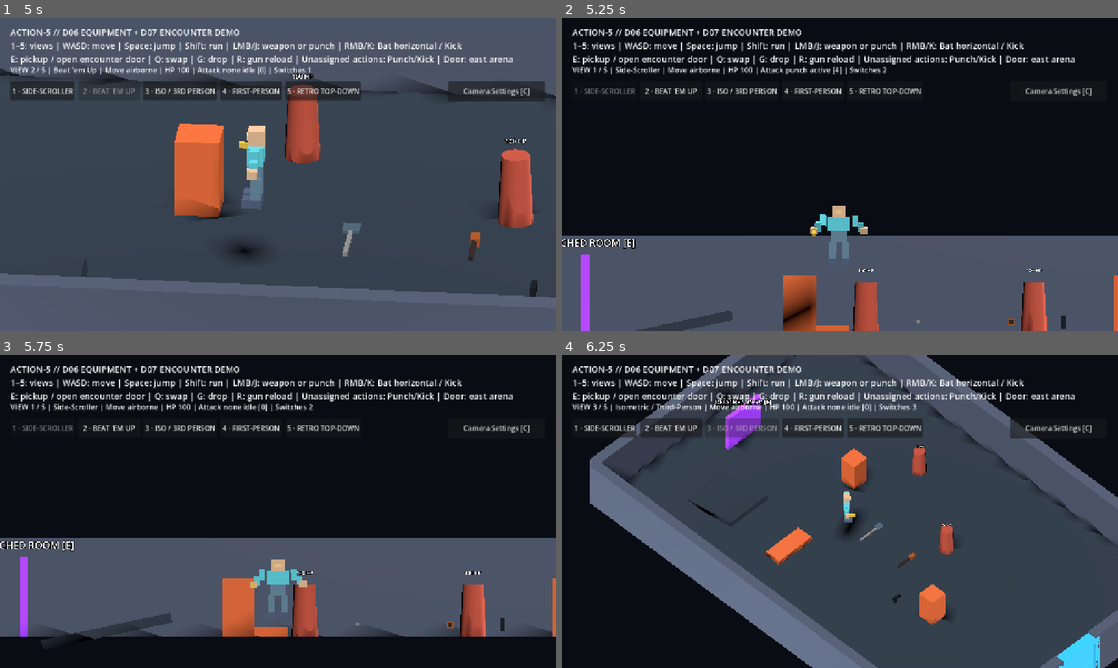
Above: before the commit, frames 1-4 (two rows, left to right).
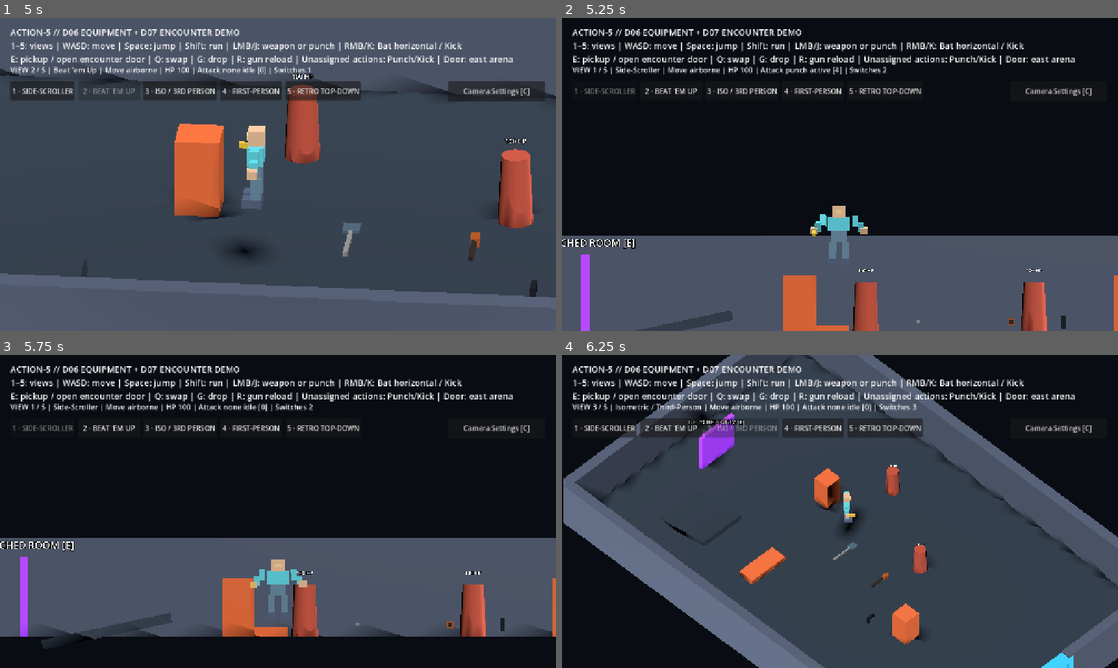
Above: after the commit, the same moments.

Repository: bravado/ACTION-5
Game: Godot game, scene res://demo/main.tscn
The game is run twice, just before and just after one commit, with the same random seed, the same clock (stepped at 60 frames per second) and the same inputs.
Inputs (mouse positions are in pixels of both pictures, inside the frame that each line leads up to):
- Up to frame 1 (5 s): tap Enter at 0.5 s; move the mouse to (400, 158) at 0.52 s; hold D (move_right) 0.53-1.28 s; tap Ctrl (actor_crouch) at 0.6 s; click (400, 158) at 0.67 s; tap Space (actor_jump) at 0.77, 1.52, 3.02, 3.77, 4.52 s; move the mouse to (166, 190) at 1.27 s; hold S (move_down) 1.28-2.03 s; tap Alt (actor_dodge) at 1.35 s; move the mouse to (333, 105) at 2.02 s; hold D (move_right) 2.03-2.78 s; tap K (actor_kick) at 2.1 s; move the mouse to (250, 237) at 2.77 s; hold W (move_up) 2.78-3.53 s; tap J (actor_punch) at 2.85 s; click (250, 237) at 2.92 s; move the mouse to (444, 221) at 3.52 s; hold Shift (actor_run) 3.53-4.28 s; hold A (move_left) from 3.53 s (still down); move the mouse to (111, 127) at 4.27 s; tap X (actor_slide) at 4.35 s
- Up to frame 2 (5.25 s): move the mouse to (867, 174) at 5.02 s; release A (move_left) at 5.03 s; hold S (move_down) from 5.03 s (still down); tap 1 (view_1) at 5.1 s; click (867, 174) at 5.17 s
- Up to frame 3 (5.75 s): keep holding S (move_down)
- Up to frame 4 (6.25 s): move the mouse to (756, 433) at 5.77 s; release S (move_down) at 5.78 s; hold D (move_right) from 5.78 s (still down); tap 3 (view_3) at 5.85 s; tap Space (actor_jump) at 6.02 s

Frame 1 is identical in both runs. In frame 2, 0.9% of the frame differs, in the area x 39-46%, y 82-100%; in frame 3, less than 0.1%; in frame 4, 24%, in the area x 0-100%, y 0-100%.

Commit message:
feat(d08): align active actors to a shared collision-safe F1 lane
Compose an opt-in scene-level SideLaneController that uses existing Locomotion side-lane locking for player and live NPCs without changing AI, Actor, CameraRig or Combat cores. Project onto configurable connected/remote Z lanes through collision sweeps (with small safe X offsets), keep actors constrained while F1 is selected, restore freedom on exit, and register newly created or activated enemies.

Diff:
--- a/demo/main.tscn
+++ b/demo/main.tscn
@@ -31,6 +31,7 @@
 [ext_resource type="Script" path="res://demo/interactions/location_portal.gd" id="28_location_portal"]
 [ext_resource type="PackedScene" path="res://demo/world/remote_chamber.tscn" id="29_remote_chamber"]
 [ext_resource type="Script" path="res://demo/world/outer_wall_fader.gd" id="30_outer_wall_fader"]
+[ext_resource type="Script" path="res://demo/world/side_lane_controller.gd" id="31_side_lane"]
 
 [sub_resource type="BoxMesh" id="BoxMesh_floor"]
 size = Vector3(28, 0.4, 18)
@@ -511,3 +512,6 @@
 
 [node name="OuterWallFader" type="Node" parent="."]
 script = ExtResource("30_outer_wall_fader")
+
+[node name="SideLaneController" type="Node" parent="."]
+script = ExtResource("31_side_lane")
--- /dev/null
+++ b/demo/world/side_lane_controller.gd
@@ -0,0 +1,201 @@
+extends Node
+## Demo-only side-scroller gameplay lane, independent of camera rig, AI,
+## Combat and the movement FSM. Locomotion already supports side_lane_z.
+## Explicit remote scenes keep the same X/Y combat plane as the player.
+##
+## A view switch is allowed to align actors (unlike CameraRig itself).
+## Never teleport through solid scenery or a closed physical doorway.
+
+const ViewProfileScript = preload("res://addons/action5/camera/view_profile.gd")
+
+@export var player_path: NodePath = ^"../Player"
+@export var views_path: NodePath = ^"../ViewManager"
+@export var location_manager_path: NodePath = ^"../LocationManager"
+@export var session_path: NodePath = ^"../WorldSession"
+@export var enemy_group: StringName = &"action5_enemy"
+@export var enabled: bool = true
+## Local Z of the 2D lane. Keep 0 for the center-line physical gate.
+@export var connected_lane_z: float = 0.0
+@export var detached_lane_z: float = 0.0
+## If a lateral sweep is obstructed, try a small, COLLISION-TESTED X nudge
+## within the same room, not a teleport through the obstacle or door.
+@export_range(0.0, 4.0, 0.25) var max_x_nudge: float = 3.0
+@export_range(0.5, 2.0, 0.25) var nudge_step: float = 1.5
+
+@onready var player: CharacterBody3D = get_node_or_null(player_path) as CharacterBody3D
+@onready var views: Node = get_node_or_null(views_path)
+@onready var locations: Node = get_node_or_null(location_manager_path)
+@onready var session: Node = get_node_or_null(session_path)
+
+var _side_active: bool = false
+## Tracks only actors whose locomotion we locked, not all entities in tree.
+var _locked: Dictionary = {}
+
+
+func _ready() -> void:
+    # After default-priority Locomotion has applied its authoritative
+    # move_and_slide, keep only small collision-safe lane corrections.
+    process_physics_priority = 50
+    if not is_instance_valid(player) or not is_instance_valid(views):
+        push_error("ACTION5: SideLaneController needs Player and ViewManager")
+        set_physics_process(false)
+        return
+    views.view_changed.connect(_on_view_changed)
+    if is_instance_valid(locations):
+        locations.location_changed.connect(_on_location_changed)
+    if is_instance_valid(session):
+        session.encounter_activation_changed.connect(_on_encounter_activated)
+    get_tree().node_added.connect(_on_node_added)
+    _on_view_changed(views.current_profile, null)
+
+
+func _on_view_changed(profile: Resource, _previous: Resource) -> void:
+    var next_active: bool = enabled and profile != null \
+        and profile.mode == ViewProfileScript.Mode.SIDE
+    if not next_active:
+        _side_active = false
+        _unlock_all()
+        return
+    _side_active = true
+    _sync_lane()
+
+
+func _on_location_changed(_old: StringName, _new: StringName, _root: Node3D) -> void:
+    if _side_active:
+        _unlock_all()
+        _sync_lane()
+
+
+func _on_encounter_activated(active: bool) -> void:
+    if active and _side_active:
+        call_deferred("_sync_lane")
+
+
+func _on_node_added(node: Node) -> void:
+    if _side_active and node is CharacterBody3D and node.is_in_group(enemy_group):
+        call_deferred("_on_enemy_added", weakref(node))
+
+
+func _on_enemy_added(reference: WeakRef) -> void:
+    if not _side_active or not is_inside_tree():
+        return
+    var actor: CharacterBody3D = reference.get_ref() as CharacterBody3D
+    if _belongs_to_active_location(actor):
+        _align(actor)
+
+
+func _active_root() -> Node3D:
+    if is_instance_valid(locations) and is_instance_valid(locations.active_scene):
+        return locations.active_scene
+    return get_parent() as Node3D
+
+
+func _lane_world_z() -> float:
+    var root: Node3D = _active_root()
+    var z: float = detached_lane_z if root != get_parent() else connected_lane_z
+    return root.to_global(Vector3(0.0, 0.0, z)).z
+
+
+func _belongs_to_active_location(actor: CharacterBody3D) -> bool:
+    if not is_instance_valid(actor) or not actor.is_inside_tree() \
+            or actor.is_queued_for_deletion():
+        return false
+    var root: Node3D = _active_root()
+    if root == get_parent():
+        # Inactive remote PackedScenes are also under this root but must
+        # keep their own cached actor state until their next activation.
+        var ancestor: Node = actor
+        while ancestor != null and ancestor != root:
+            if ancestor.is_in_group("action5_detached_location"):
+                return false
+            ancestor = ancestor.get_parent()
+        return ancestor == root
+    return root == actor or root.is_ancestor_of(actor)
+
+
+func _sync_lane() -> void:
+    if not _side_active or not is_inside_tree():
+        return
+    if _belongs_to_active_location(player):
+        _align(player)
+    for candidate in get_tree().get_nodes_in_group(enemy_group):
+        var actor := candidate as CharacterBody3D
+        if _belongs_to_active_location(actor) and bool(actor.get("alive")):
+            _align(actor)
+
+
+func _align(actor: CharacterBody3D) -> bool:
+    if not _belongs_to_active_location(actor) or not actor.can_process():
+        return false
+    var locomotion: Node = actor.get_node_or_null("Locomotion")
+    if locomotion == null or not locomotion.has_method("lock_side_lane"):
+        return false
+    var lane: float = _lane_world_z()
+    if absf(actor.global_position.z - lane) > 0.02:
+        if not _move_to_lane(actor, lane):
+            # Never force an NPC through a wall just to hide the depth axis.
+            push_warning("ACTION5: Side lane blocked for " + str(actor.get_path()))
+            return false
+    actor.velocity.z = 0.0
+    locomotion.call("lock_side_lane")
+    _locked[actor.get_instance_id()] = weakref(actor)
+    return true
+
+
+func _move_to_lane(actor: CharacterBody3D, lane: float) -> bool:
+    var delta_z: float = lane - actor.global_position.z
+    # First try keeping the original X. Only use X offsets if necessary.
+    var offsets: Array[float] = [0.0]
+    var steps: int = floori(max_x_nudge / maxf(nudge_step, 0.1))
+    for i in range(1, steps + 1):
+        offsets.append(float(i) * nudge_step)
+        offsets.append(-float(i) * nudge_step)
+    for dx in offsets:
+        var lateral := Vector3(dx, 0.0, 0.0)
+        if absf(dx) > 0.001 and actor.test_move(actor.global_transform, lateral):
+            continue
+        var shifted := actor.global_transform.translated(lateral)
+        if actor.test_move(shifted, Vector3(0.0, 0.0, delta_z)):
+            continue
+        actor.global_position += lateral + Vector3(0.0, 0.0, delta_z)
+        return true
+    return false
+
+
+func _physics_process(_delta: float) -> void:
+    if not _side_active:
+        return
+    for id in _locked.keys():
+        var actor: CharacterBody3D = (_locked[id] as WeakRef).get_ref() as CharacterBody3D
+        if not is_instance_valid(actor) or not actor.is_inside_tree() \
+                or actor.is_queued_for_deletion():
+            _locked.erase(id)
+            continue
+        if not actor.can_process() or not _belongs_to_active_location(actor):
+            continue
+        if absf(actor.global_position.z - _lane_world_z()) > 0.08:
+            _align(actor)
+
+
+func _unlock_all() -> void:
+    for id in _locked.keys():
+        var actor: CharacterBody3D = (_locked[id] as WeakRef).get_ref() as CharacterBody3D
+        if is_instance_valid(actor):
+            var locomotion: Node = actor.get_node_or_null("Locomotion")
+            if locomotion != null and locomotion.has_method("unlock_side_lane"):
+                locomotion.call("unlock_side_lane")
+    _locked.clear()
+
+
+func _exit_tree() -> void:
+    _unlock_all()
+    if is_instance_valid(views) and views.view_changed.is_connected(_on_view_changed):
+        views.view_changed.disconnect(_on_view_changed)
+    if is_instance_valid(locations) \
+            and locations.location_changed.is_connected(_on_location_changed):
+        locations.location_changed.disconnect(_on_location_changed)
+    if is_instance_valid(session) \
+            and session.encounter_activation_changed.is_connected(_on_encounter_activated):
+        session.encounter_activation_changed.disconnect(_on_encounter_activated)
+    if get_tree().node_added.is_connected(_on_node_added):
+        get_tree().node_added.disconnect(_on_node_added)
Not shown: 1 places in demo/main.tscn that only renumber resources
